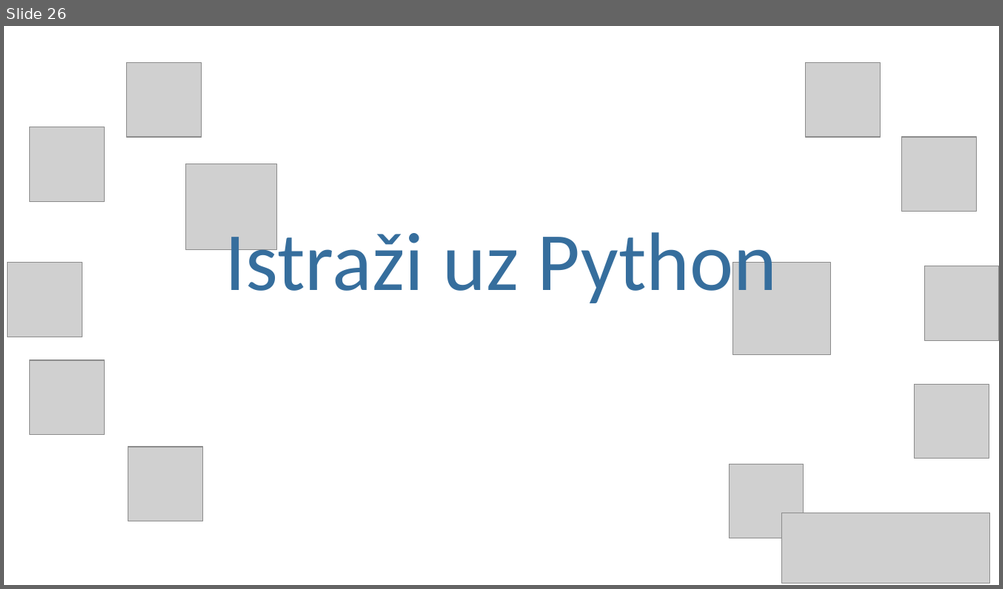
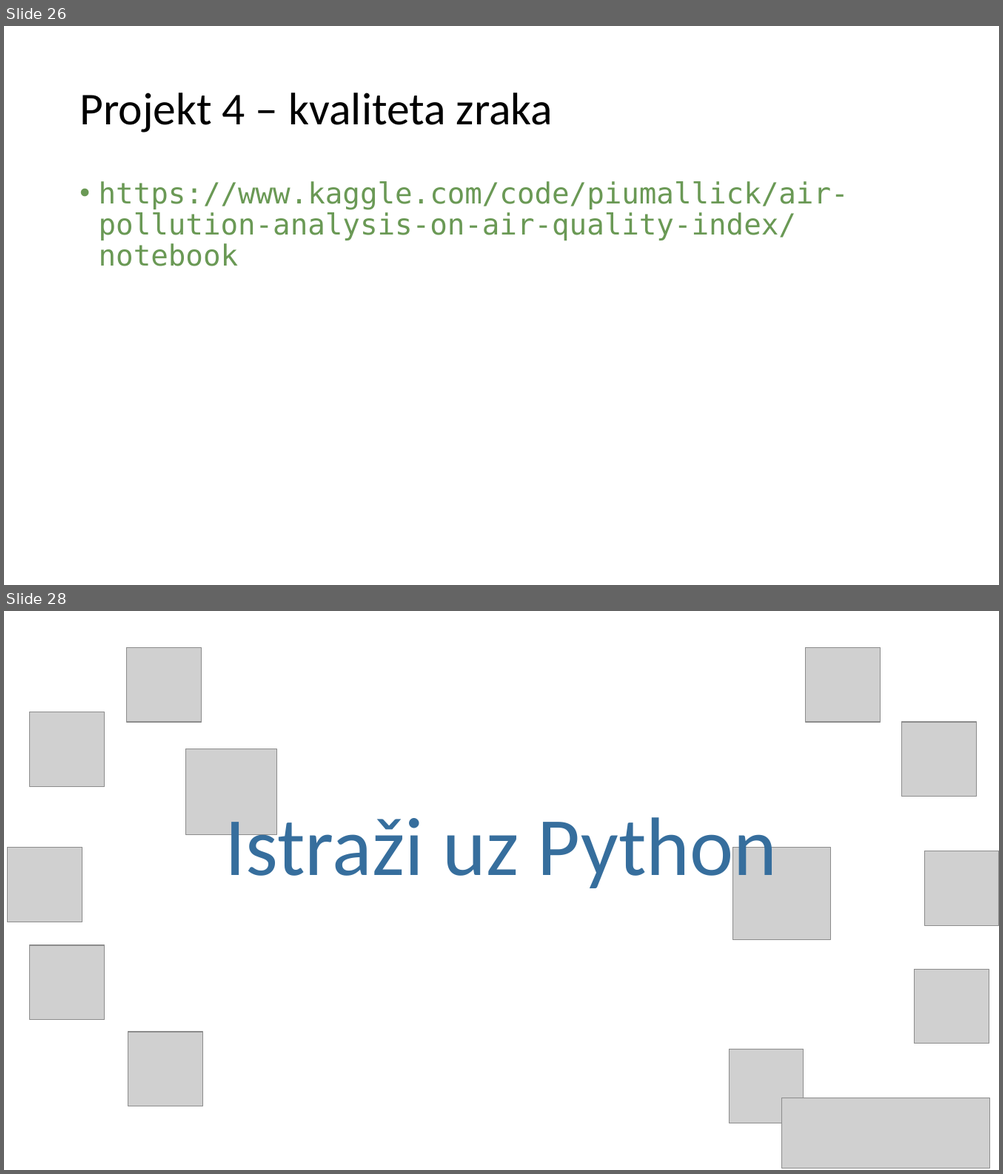
Before and after one commit to IstrazivackiCentarMladih/IstraziUzPython, a slide deck: IstraziUzPython.pptx. Shown one above the other, each under a label of ours: slide 26 before the commit, slides 26 and 28 after it; the slides between them are not shown. The pictures are 1003x589 and 1003x1174 pixels, drawn with LibreOffice and Linux fonts; fonts in the diff are those of the drawing; grey boxes stand for pictures. Boxes give left, top, right and bottom in pixels: in the first picture for what was removed or moved away, otherwise in the second. Text is boxed around its words. In the diff, an @@ line names an element or a change of style, - is before the commit and + after.

```diff
--- a/IstraziUzPython.pptx
+++ b/IstraziUzPython.pptx
@@ slide 26 added at bbox=[4, 26, 999, 585], background #FFFFFF @@
@@ title added at bbox=[79, 93, 553, 133], 44 pt, text #000000 @@
+Projekt 4 – kvaliteta zraka
@@ text added at bbox=[99, 181, 848, 266], 28 pt, text #6A9955 @@
+• https://www.kaggle.com/code/piumallick/air-pollution-analysis-on-air-quality-index/notebook
@@ what was slide 26 is now slide 28 @@
```
Also in this commit, not shown: 24 slides changed, 1 other slide added, 9 other files.
